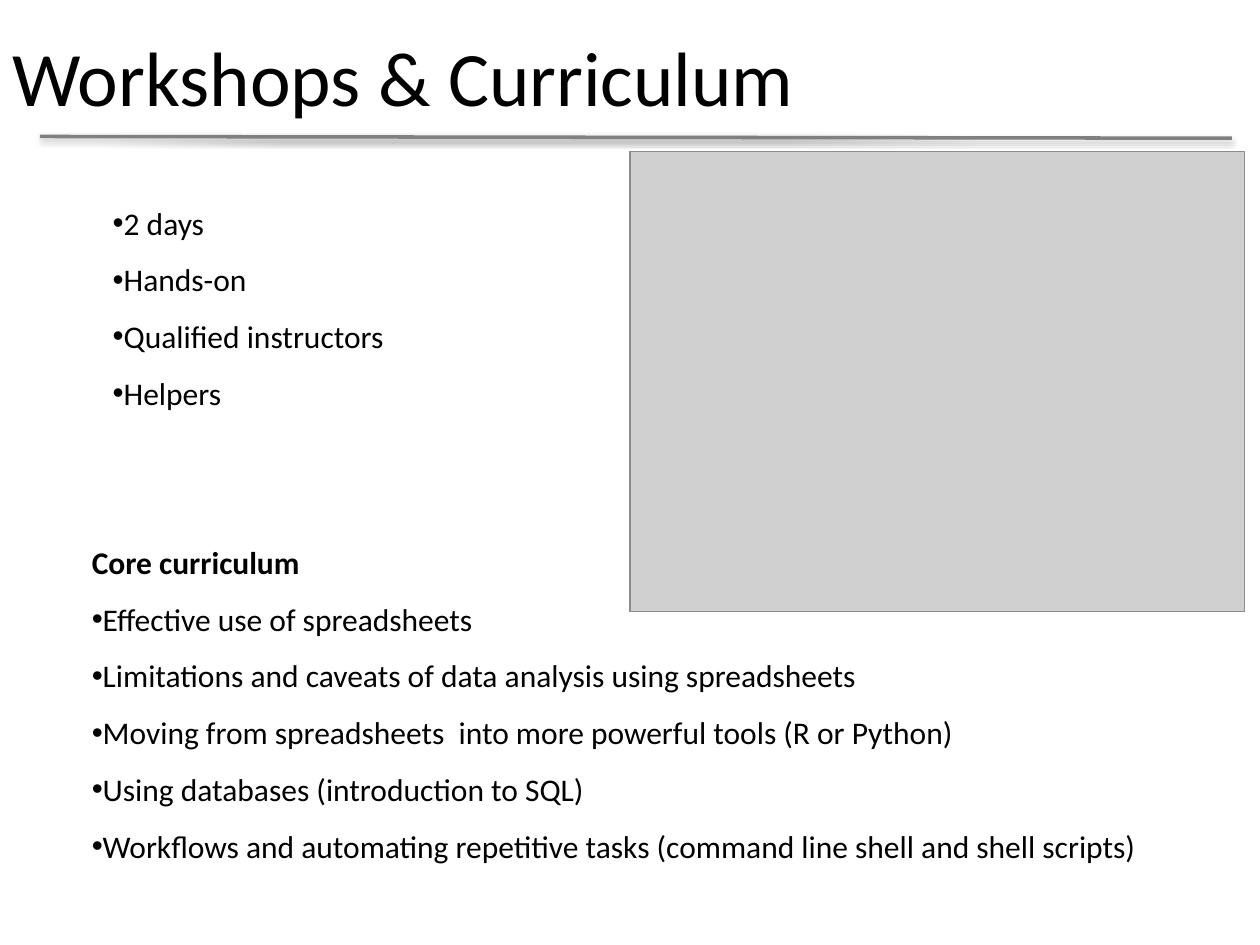
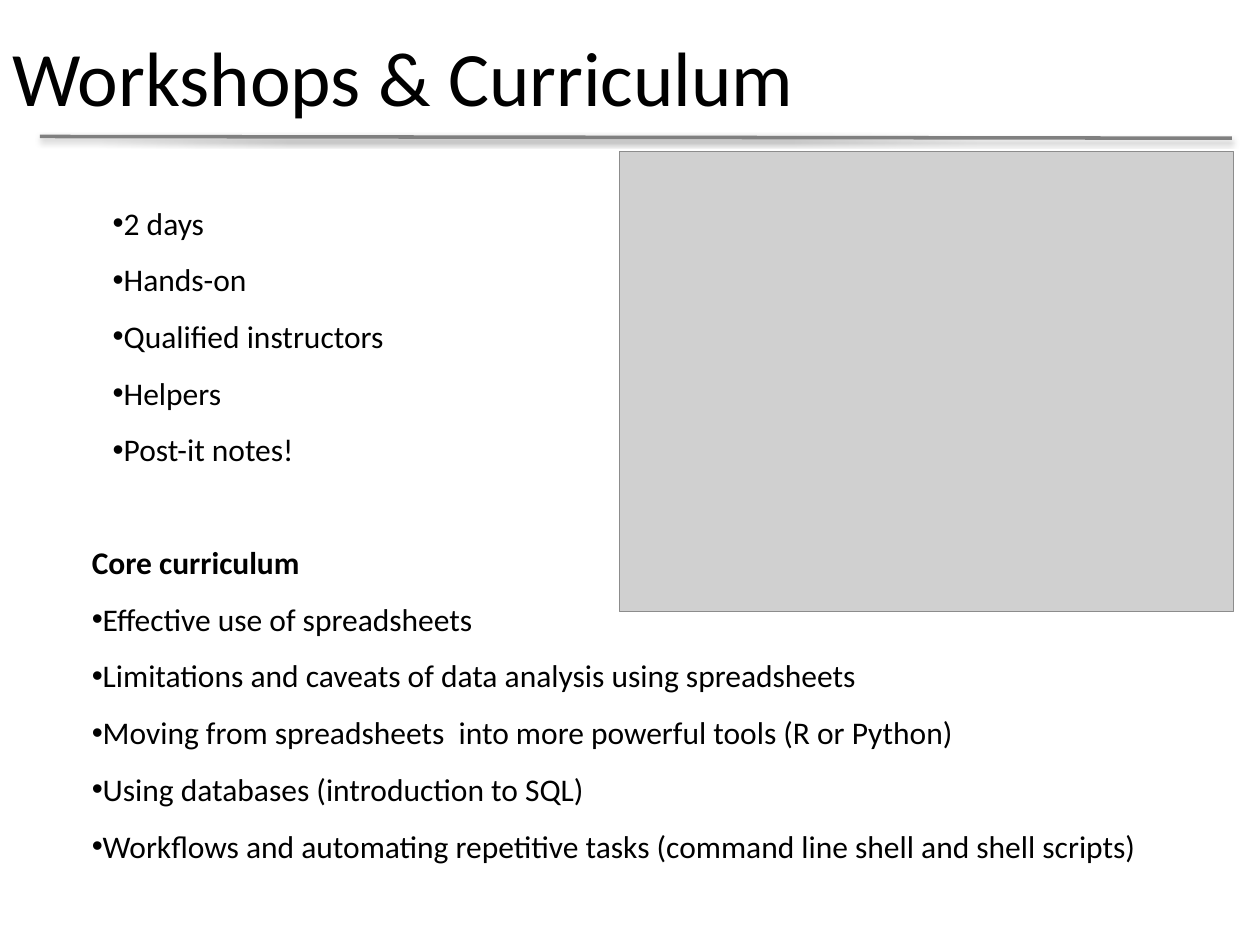
Before and after one commit to datacarpentry/presentations, a slide deck: slide 5 of IDCC2015_Data_Carpentry.pptx. Drawn at 1260x945 pixels with LibreOffice and Linux fonts; fonts in the diff are those of the drawing; grey boxes stand for pictures; background and template pictures are left out. Boxes give left, top, right and bottom in pixels: in the first picture for what was removed or moved away, otherwise in the second. Text is boxed around its words. In the diff, an @@ line names an element or a change of style, - is before the commit and + after.

```diff
--- a/IDCC2015_Data_Carpentry.pptx
+++ b/IDCC2015_Data_Carpentry.pptx
@@ picture: place and size @@
-picture at bbox=[630, 151, 1245, 612]
+picture at bbox=[620, 151, 1235, 612]
@@ text at bbox=[124, 439, 294, 462]: paragraph added @@
+• Post-it notes!
```
Also in this commit, not shown: 2 other slides changed, 1 slide added.
